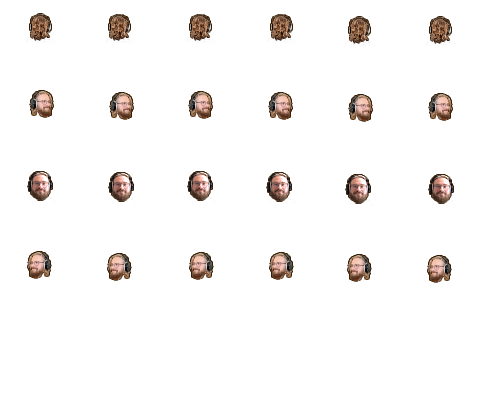
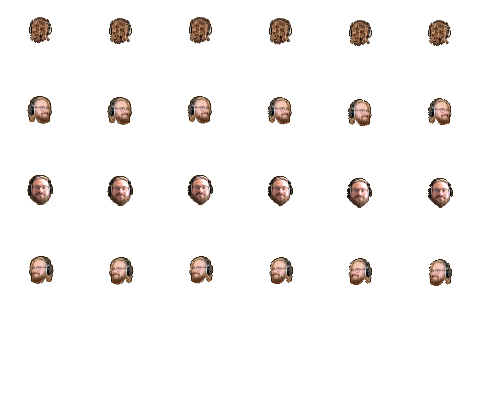
Layered file, before and after one edit (480x400). Changes by layer:
showed group "helmet" (9 layers) over [26, 13, 457, 286]
painted on "jake" over [26, 13, 457, 286]
